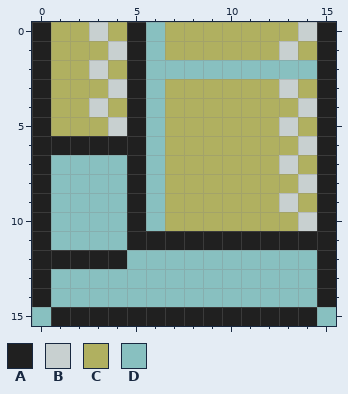
Edited in one commit: pixel-art sprite (res/sprites/Couch.png). Above, as it was before the edit.
The file is 16x16 pixels.
Palette (. is transparent): A #202020  B #c8d0d0  C #b0b060  D #88c0c0
Pixels before, first column x 0:
 0 ACCBCADCCCCCCCBA
 1 ACCCBADCCCCCCBCA
 2 ACCBCADDDDDDDDDA
 3 ACCCBADCCCCCCBCA
 4 ACCBCADCCCCCCCBA
 5 ACCCBADCCCCCCBCA
 6 AAAAAADCCCCCCCBA
 7 ADDDDADCCCCCCBCA
 8 ADDDDADCCCCCCCBA
 9 ADDDDADCCCCCCBCA
10 ADDDDADCCCCCCCBA
11 ADDDDAAAAAAAAAAA
12 AAAAADDDDDDDDDDA
13 ADDDDDDDDDDDDDDA
14 ADDDDDDDDDDDDDDA
15 DAAAAAAAAAAAAAAD
The same view after the edit:
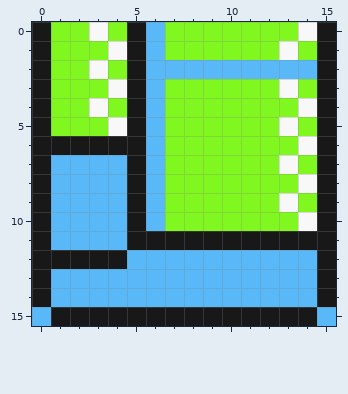
Change:
colour A: #202020 -> #181818
colour B: #c8d0d0 -> #f8f8f8
colour C: #b0b060 -> #80f820
colour D: #88c0c0 -> #58b8f8
Changed places in both pictures, as pixel boxes (x1, y1, x2, y2):
changed: (32, 22, 336, 326)
